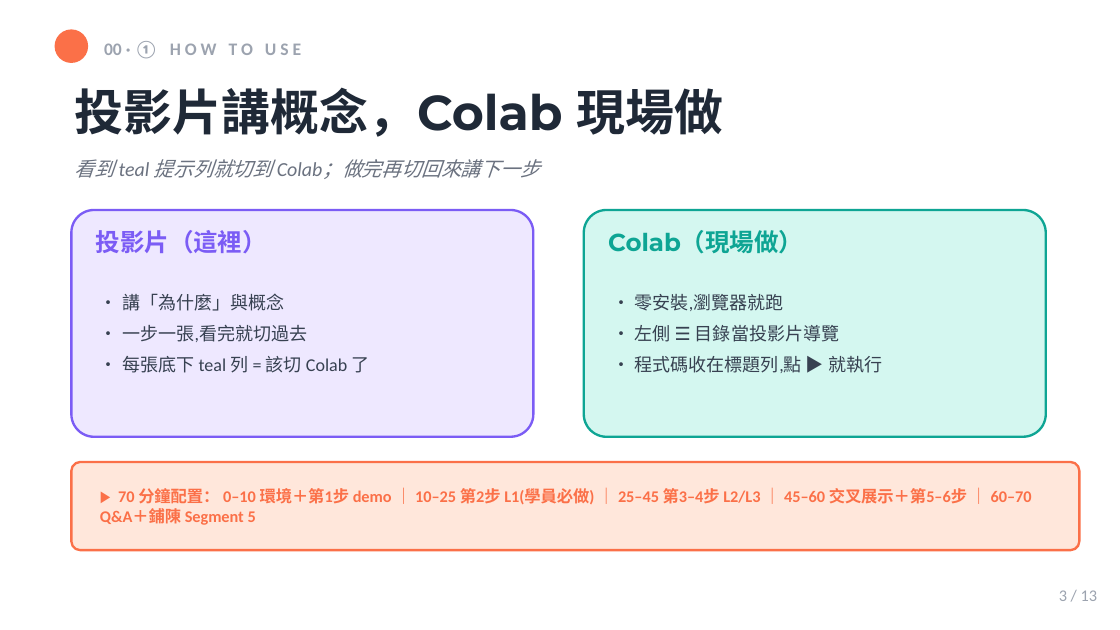
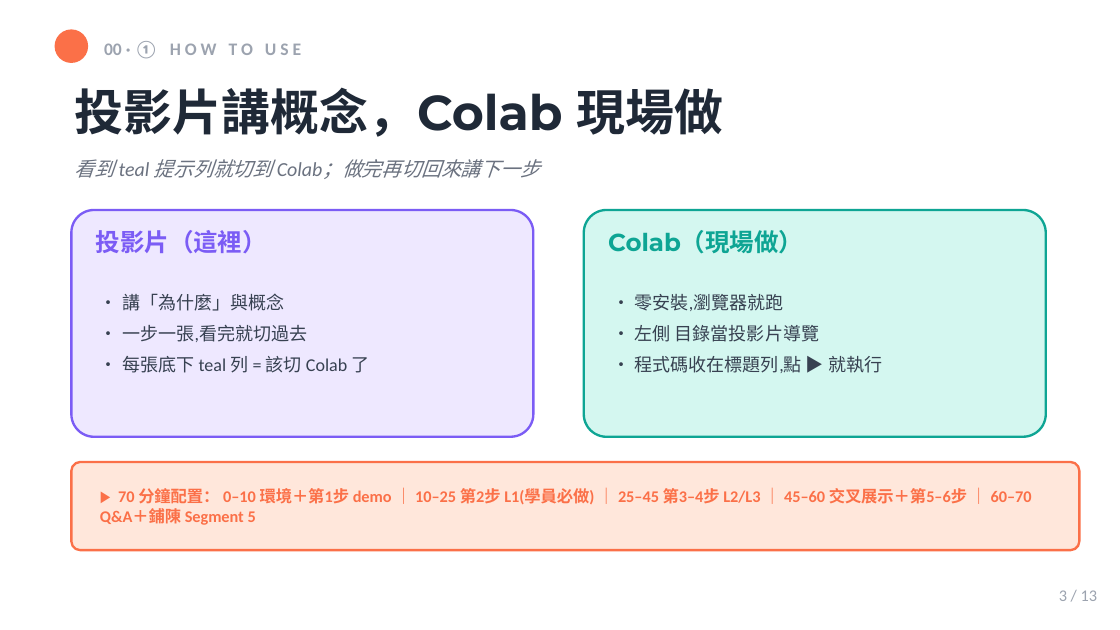
Before and after one commit to UDICatNCHU/nchu-mcp-workshop-2026, a slide deck: slide 3 of slides/04-hands-on-lab.pptx. Drawn at 1120x630 pixels with LibreOffice and Linux fonts; fonts in the diff are those of the drawing. Boxes give left, top, right and bottom in pixels: in the first picture for what was removed or moved away, otherwise in the second. Text is boxed around its words. In the diff, an @@ line names an element or a change of style, - is before the commit and + after.

```diff
--- a/slides/04-hands-on-lab.pptx
+++ b/slides/04-hands-on-lab.pptx
@@ text at bbox=[634, 325, 820, 342]: text changed @@
-• 左側 ☰ 目錄當投影片導覽
+• 左側 目錄當投影片導覽
```
Also in this commit, not shown: 5 other slides changed, 1 other file.
